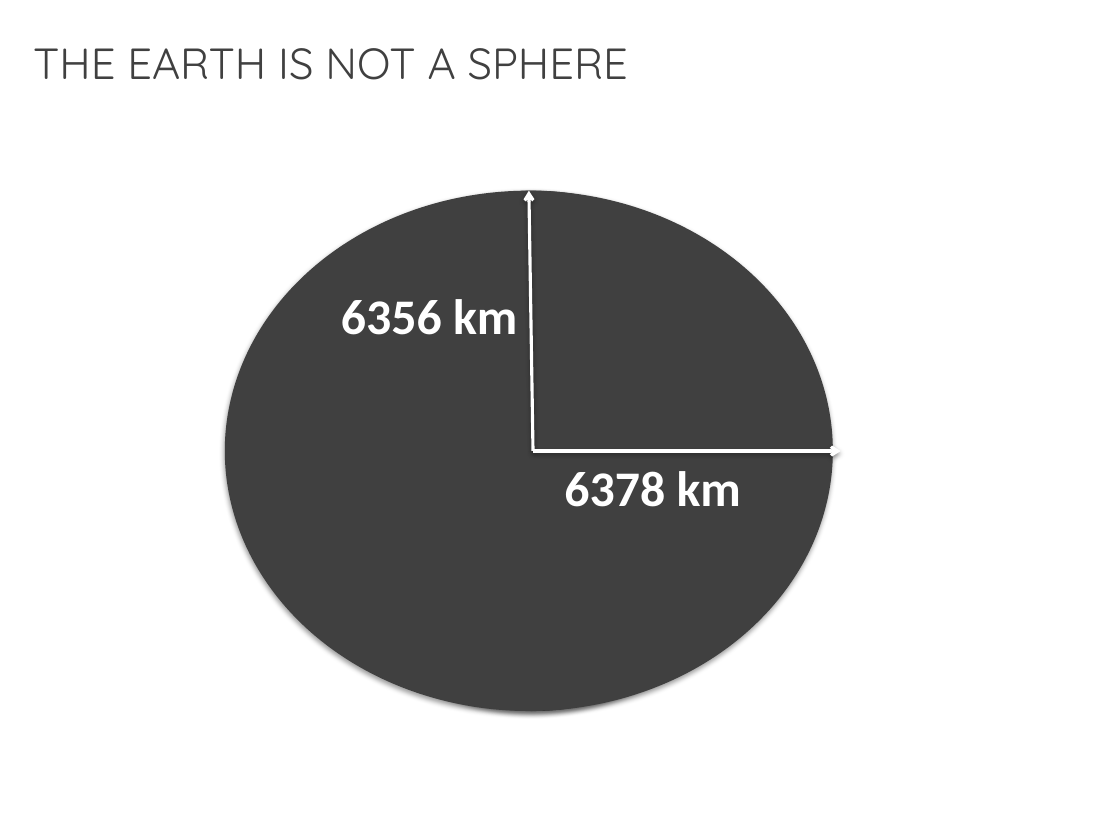
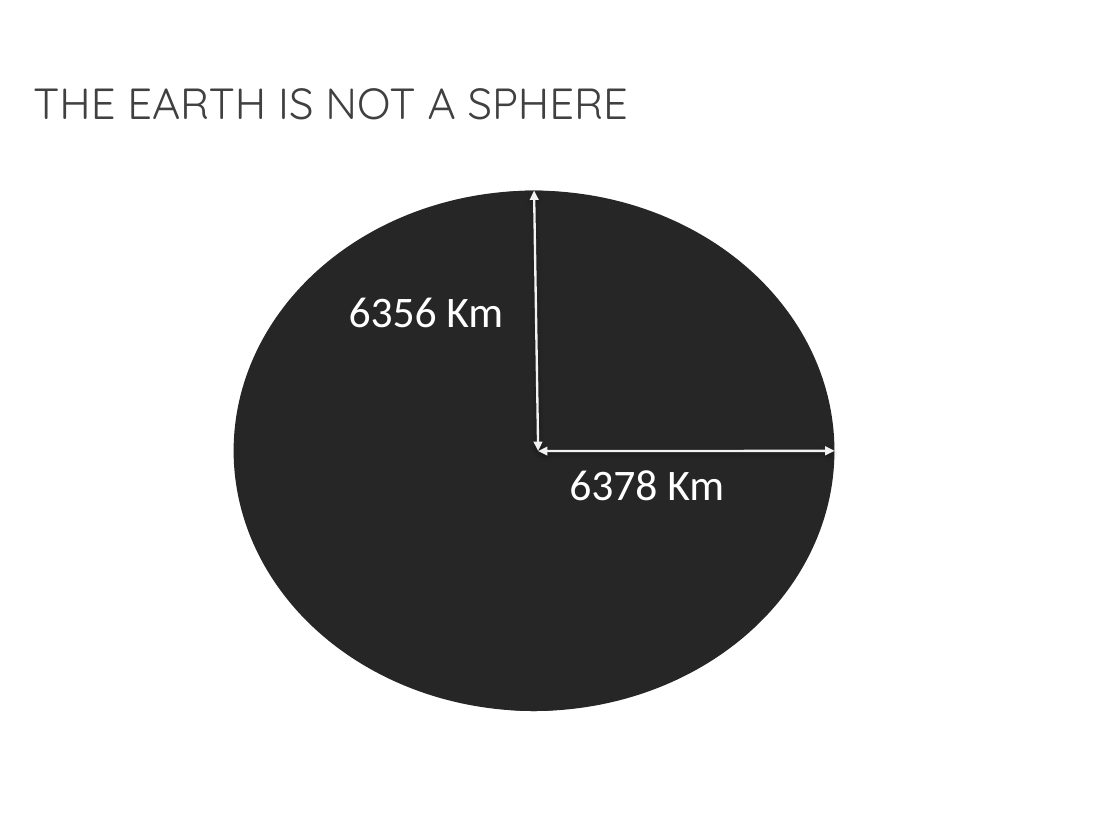
Before and after one commit to MarconiLab/training-courses, a slide deck: slide 2 of gis/ictp/master-course/ppt/map-projections.pptx. Drawn at 1120x840 pixels with LibreOffice and Linux fonts; fonts in the diff are those of the drawing. Boxes give left, top, right and bottom in pixels: in the first picture for what was removed or moved away, otherwise in the second. Text is boxed around its words. In the diff, an @@ line names an element or a change of style, - is before the commit and + after.

Commit message:
update ppt

```diff
--- a/gis/ictp/master-course/ppt/map-projections.pptx
+++ b/gis/ictp/master-course/ppt/map-projections.pptx
@@ title "THE EARTH IS NOT A ...": place and size @@
-title "THE EARTH IS NOT A ..." at [33,48,628,80]
+title "THE EARTH IS NOT A ..." at [33,88,628,120]
@@ ellipse at [234,190,834,711]: fill #404040 to #262626; shadow off @@
@@ ellipse: place and size @@
-ellipse at [225,190,833,711]
+ellipse at [234,190,834,711]
@@ ellipse at [278,190,790,711]: fill #404040 to #262626; shadow off @@
@@ arrow moved from (533, 451) - (529, 190) to (539, 451) - (534, 190) @@
@@ arrow (539, 451) - (534, 190): arrow to double arrow; stroke #FFFFFF 2 pt to #F2F2F2 1.5 pt @@
@@ text at [349,297,503,328]: text changed; size 32 to 28 pt; bold off @@
-6356 km
+6356 Km
@@ arrow moved from (533, 451) - (841, 451) to (539, 451) - (834, 451) @@
@@ arrow (539, 451) - (834, 451): arrow to double arrow; stroke #FFFFFF 2 pt to #F2F2F2 1.5 pt @@
@@ text at [569,470,724,501]: text changed; size 32 to 28 pt; bold off @@
-6378 km
+6378 Km
```
Also in this commit, not shown: 2 other slides changed, 5 slides added, 3 slides removed, 19 other files.
